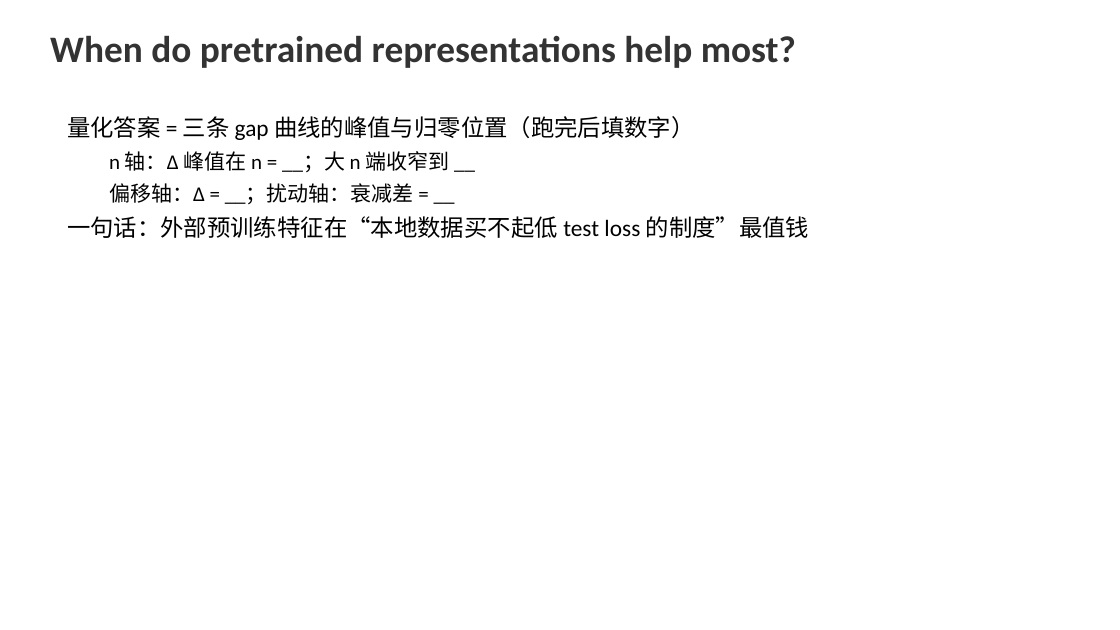
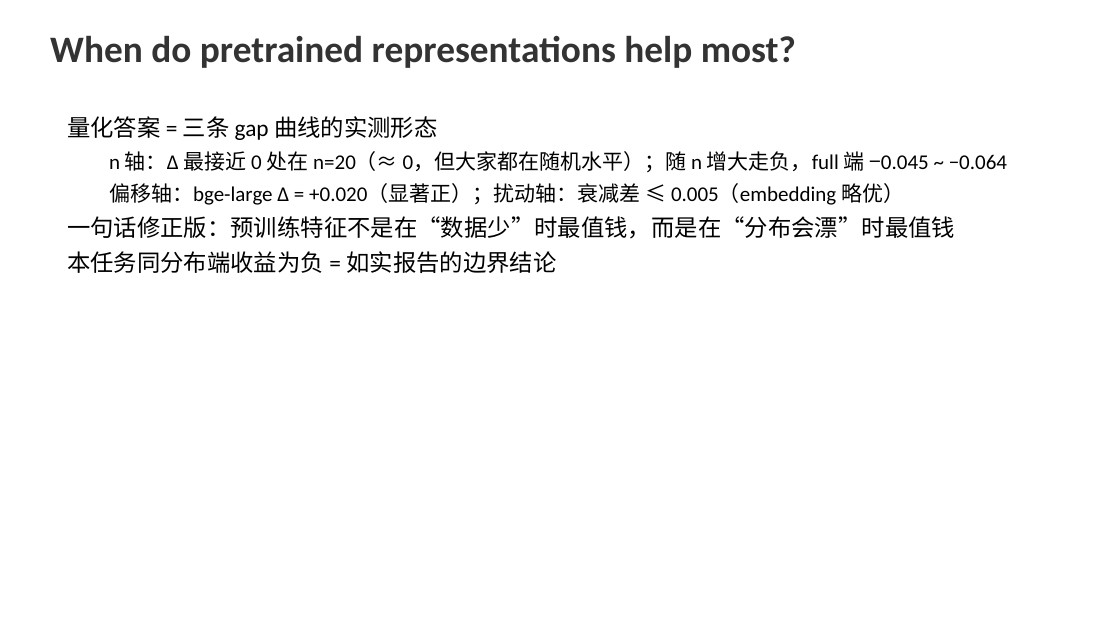
Before and after one commit to FauReam/text-monitor-436, a slide deck: slide 9 of slides/final.pptx. Drawn at 1120x630 pixels with LibreOffice and Linux fonts; fonts in the diff are those of the drawing. Boxes give left, top, right and bottom in pixels: in the first picture for what was removed or moved away, otherwise in the second. Text is boxed around its words. In the diff, an @@ line names an element or a change of style, - is before the commit and + after.

Commit message:
v2 标签修复版全量结果：E1–E6 完成，三条预登记预测最终判定
数据（修复 075fad3 后的重跑）：PRM800K 二分类 911,867 行（错例 27.9%，
修掉 chosen-only 的 99.8% 退化），train/test = 632,422/190,573（按题目分组）；
迁移集 Math-Shepherd 613,666 步。

最终判定（v1 结果全部作废，含 41c45f2 中 E6 的阴性口径）：
- 预测 1（小样本端 Δ 峰值非负）：不成立。n=20 各特征 ≈0.51 近随机；
  n≥50 起 TF-IDF 反超，full 端 Δ = −0.045~−0.064（SVM，CI 不含 0）。
- 预测 2（偏移下 Δ 仍为正）：部分成立。MATH→GSM8K 迁移端 bge-large
  +0.020 CI[0.018,0.021]、bge-base +0.006 CI[0.004,0.008] 显著正，
  MiniLM 跨 0；复合偏移不作单因素归因。
- 预测 3（扰动下 embedding 衰减 ≤ TF-IDF）：成立，效应量小（衰减均 ≤0.007）。

其他：E5 拒答 risk@cov=1.0 TF-IDF 0.271 略优；E6 ρ=0.900 (p=0.037, n=4)
同号初步观察；robustness_balance_check 补查（50/50 重采样与
class_weight=balanced 下 AUROC 变化 <0.01，回应训练集不平衡质疑）。
bge-large 尾部文本 fp16 编码（ST_FP16=1，与 fp32 余弦 >0.9997）。
final.pptx 填入真实数字；README 结果节重写为 v2 口径。

```diff
--- a/slides/final.pptx
+++ b/slides/final.pptx
@@ text at (67, 116, 1007, 273): text changed; size 20 to 18 pt @@
-量化答案 = 三条 gap 曲线的峰值与归零位置（跑完后填数字）
-  n 轴：Δ 峰值在 n = __；大 n 端收窄到 __
-  偏移轴：Δ = __；扰动轴：衰减差 = __
-一句话：外部预训练特征在“本地数据买不起低 test loss 的制度”最值钱
+量化答案 = 三条 gap 曲线的实测形态
+  n 轴：Δ 最接近 0 处在 n=20（≈ 0，但大家都在随机水平）；随 n 增大走负，full 端 −0.045 ~ −0.064
+  偏移轴：bge-large Δ = +0.020（显著正）；扰动轴：衰减差 ≤ 0.005（embedding 略优）
+一句话修正版：预训练特征不是在“数据少”时最值钱，而是在“分布会漂”时最值钱
+本任务同分布端收益为负 = 如实报告的边界结论
```
Also in this commit, not shown: 7 other slides changed, 2 slides added, 2 slides removed, 44 other files.
